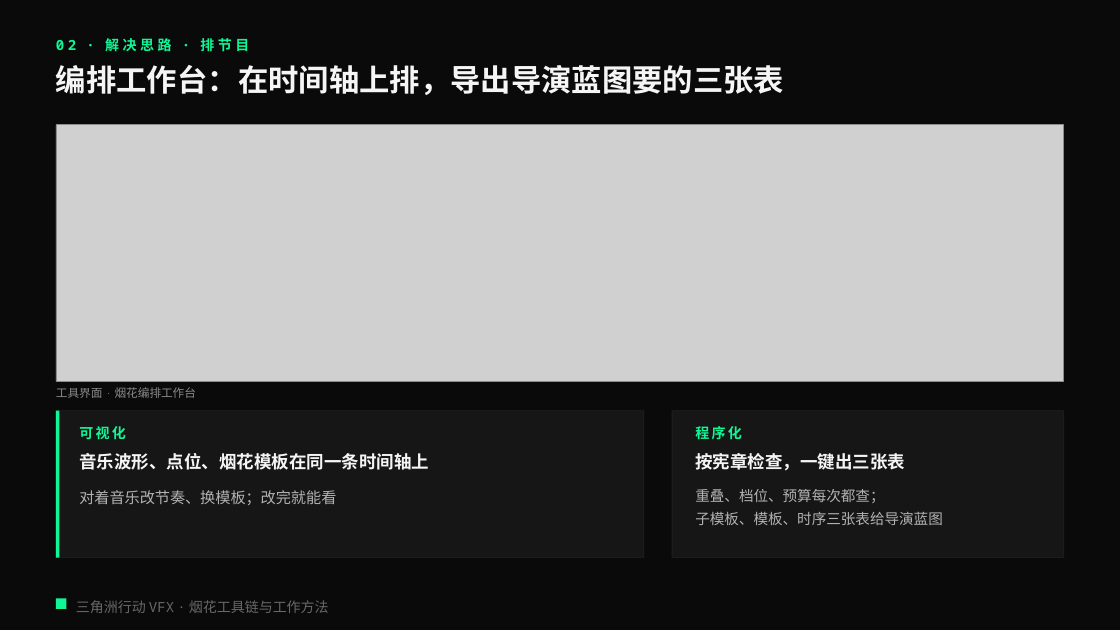
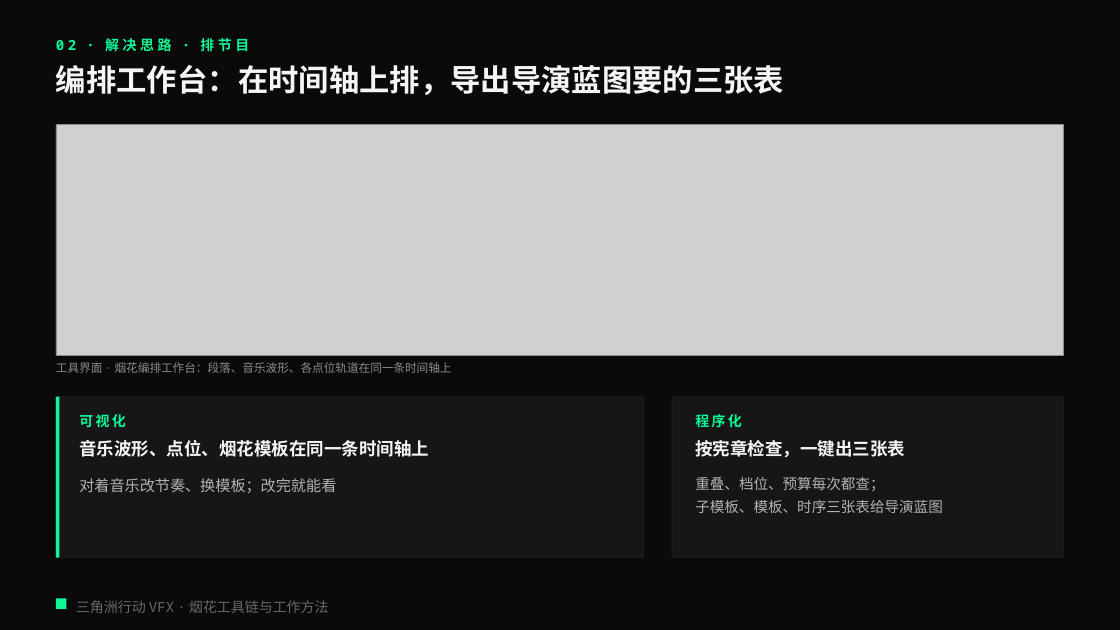
Before and after one commit to loccmaiii-lang/FireWorksLab, a slide deck: slide 12 of 协作/提示词/分享PPT交接_2026-10-29/第三版交付/烟花秀AI全流程_第三版.pptx. Drawn at 1120x630 pixels with LibreOffice and Linux fonts; fonts in the diff are those of the drawing; grey boxes stand for pictures. Boxes give left, top, right and bottom in pixels: in the first picture for what was removed or moved away, otherwise in the second. Text is boxed around its words. In the diff, an @@ line names an element or a change of style, - is before the commit and + after.

```diff
--- a/协作/提示词/分享PPT交接_2026-10-29/第三版交付/烟花秀AI全流程_第三版.pptx
+++ b/协作/提示词/分享PPT交接_2026-10-29/第三版交付/烟花秀AI全流程_第三版.pptx
@@ picture: place and size @@
-picture at (56, 125, 1065, 382)
+picture at (56, 125, 1065, 356)
@@ text at (56, 362, 452, 373): text changed @@
-工具界面 · 烟花编排工作台
+工具界面 · 烟花编排工作台：段落、音乐波形、各点位轨道在同一条时间轴上
@@ rectangle: place and size @@
-rectangle at (56, 411, 644, 558)
+rectangle at (56, 397, 644, 558)
@@ rectangle: place and size @@
-rectangle at (56, 411, 60, 558)
+rectangle at (56, 397, 60, 558)
@@ rectangle: place and size @@
-rectangle at (672, 411, 1065, 558)
+rectangle at (672, 397, 1065, 558)
@@ 4 texts: place and size @@
-4 texts at (79, 426, 943, 525)
+4 texts at (79, 414, 943, 513)
@@ text "音乐波形、点位、烟花模板在同一条时间轴上": place and size @@
-text "音乐波形、点位、烟花模板在同一条时间轴上" at (79, 453, 429, 470)
+text "音乐波形、点位、烟花模板在同一条时间轴上" at (79, 440, 429, 457)
@@ text "按宪章检查，一键出三张表": place and size @@
-text "按宪章检查，一键出三张表" at (695, 453, 905, 471)
+text "按宪章检查，一键出三张表" at (695, 440, 905, 458)
```
Also in this commit, not shown: 10 other slides changed, 11 other files.
